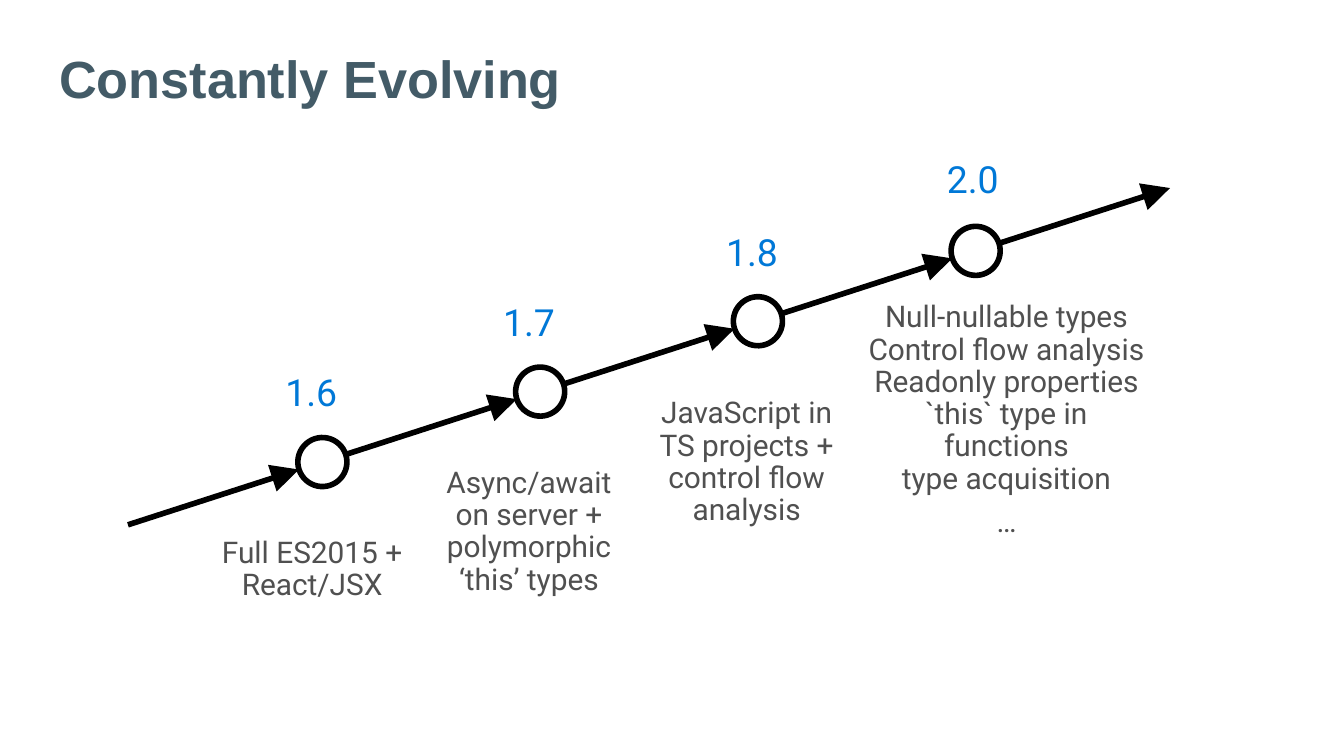
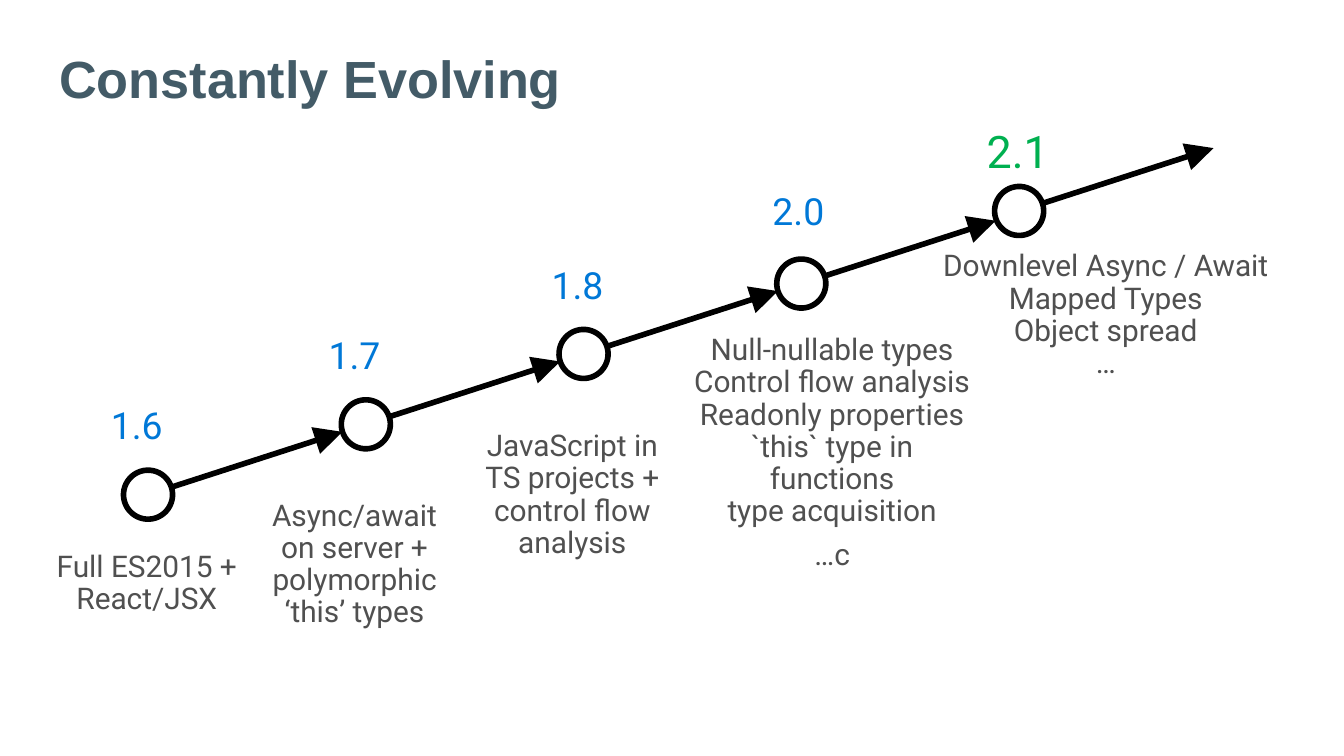
Before and after one commit to zhengbli/ng-china-2016, a slide deck: slide 29 of TypeScript- Superheroic Power In Angular (short version).pptx. Drawn at 1344x756 pixels with LibreOffice and Linux fonts; fonts in the diff are those of the drawing; background and template pictures are left out. Boxes give left, top, right and bottom in pixels: in the first picture for what was removed or moved away, otherwise in the second. Text is boxed around its words. In the diff, an @@ line names an element or a change of style, - is before the commit and + after.

Commit message:
add 2.1 on slide.

```diff
--- a/TypeScript- Superheroic Power In Angular (short version).pptx
+++ b/TypeScript- Superheroic Power In Angular (short version).pptx
@@ text added at (987,135,1049,169), 24 pt, text #00B050 @@
+2.1
@@ arrow moved from (128, 526) - (300, 469) to (1043, 203) - (1214, 148) @@
@@ ellipse added at (988,181,1049,241), outline #000000 3 pt @@
@@ 3 texts, 3 ellipses, 2 arrows: place and size @@
-3 texts, 3 ellipses, 2 arrows at (292,166,1171,597)
+3 texts, 3 ellipses, 2 arrows at (117,198,996,629)
@@ text added at (943,253,1268,348), 16 pt, text #505050 @@
+Downlevel Async / Await
+Mapped Types
+Object spread
+…
@@ 4 texts, 2 arrows, 1 ellipse: place and size @@
-4 texts, 2 arrows, 1 ellipse at (285,220,1006,527)
+4 texts, 2 arrows, 1 ellipse at (111,253,831,560)
@@ text "Full ES2015 + React/JSX": place and size @@
-text "Full ES2015 + React/JSX" at (222,540,383,597)
+text "Full ES2015 + React/JSX" at (57,554,217,611)
@@ text at (814,549,849,566): text changed @@
-…
+…c
```
